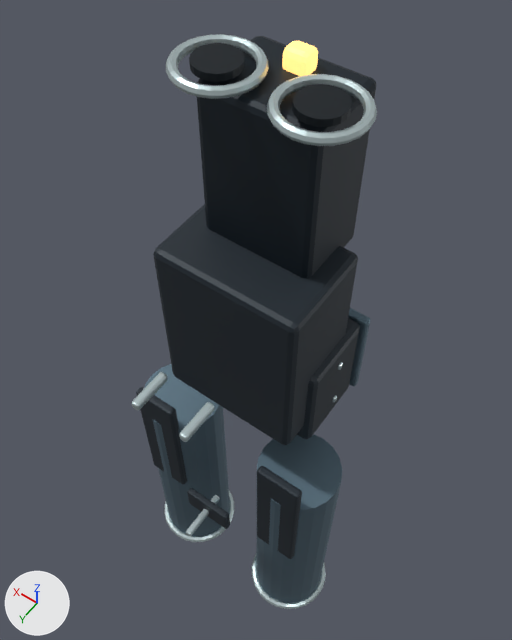
The Blender file tools/godot-weapons/blender-art/masters/weapon-3.blend, before and after one commit.
Both versions are drawn from a 50 mm camera at (-0.359, 0.484, 0.715) aimed at (0.05, -0.089, -0.185). Lighting does not change. The marker at lower left points along +X, +Y and +Z. The older version comes first.

Script lines for the objects in view, before the commit:
```python
ob_barrel_assembly_trim = bpy.data.objects.new('barrel-assembly-trim', me_torus_032)
ob_barrel_assembly_trim.parent = ob_barrel_assembly
ob_barrel_assembly_trim.location = (-0.12, 0.03, -0.795)
ob_body_cavity = bpy.data.objects.new('body-cavity', me_cylinder_036)
ob_body_cavity.parent = ob_body
ob_body_cavity.location = (-0.065, -0.04, 0.294)
ob_body_dark = bpy.data.objects.new('body-dark', me_cube_157)
ob_body_dark.parent = ob_body
ob_body_dark.location = (0.0, -0.018, -0.08)
ob_body_glow = bpy.data.objects.new('body-glow', me_cube_161)
ob_body_glow.parent = ob_body
ob_body_glow.location = (0.107, -0.016, -0.06)
ob_body_trim = bpy.data.objects.new('body-trim', me_cylinder_034)
ob_body_trim.parent = ob_body
ob_body_trim.location = (0.0, -0.08, 0.025)
ob_body_trim.rotation_euler = (1.571, 0.0, 1.571)  # degrees (90, 0, 90)
# also in view: 'barrel-assembly-light' at (0.0, 0.03, -0.57); 'feed-dark' at (-0.055, -0.053, -0.18); 'feed-light' at (-0.055, -0.125, -0.18); 'body-rubber' at (0.0, -0.124, 0.104)
```
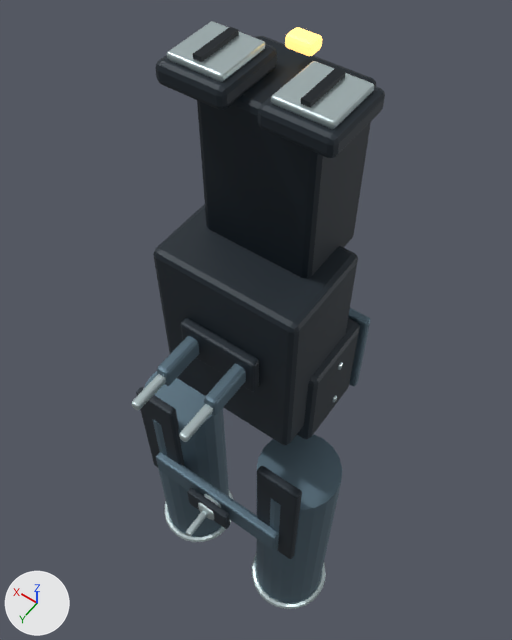
Where the newer file only moved an object's origin or applied its transform, the numbers keep the older frame.

Changed parts and their boxes [x1, y1, x2, y2] in the pictures (512 x 640 px):
'body-dark', reshaped (12% wider, 45% taller): before [136, 204, 358, 559]; after [136, 43, 385, 559]
'body-trim', reshaped: before [132, 34, 377, 536]; after [132, 21, 374, 536]
'body-cavity', reshaped (6% narrower): before [189, 43, 352, 127]; after [193, 27, 346, 108]
'body-light', added (blue): after [156, 336, 279, 549]
'body-glow', reshaped: before [282, 41, 318, 76]; after [285, 27, 322, 56]
part 1 of me_cube_157, added: after [181, 318, 259, 392]
part 2 of me_cube_157, added (dark blue): after [258, 65, 385, 158]
part 3 of me_cube_157, added (dark blue): after [155, 43, 277, 110]
part 4 of me_cylinder_034, added: after [198, 494, 221, 520]
part 5 of me_cylinder_034, added: after [271, 61, 374, 129]
part 6 of me_cylinder_034, added: after [167, 21, 265, 82]
part 7 of me_cylinder_034, deleted: before [267, 74, 377, 146]
part 8 of me_cylinder_034, deleted: before [166, 34, 269, 99]
part 10 of me_cylinder_036, added (black): after [301, 68, 346, 108]
part 11 of me_cylinder_036, added (black): after [193, 27, 239, 62]
part 12 of me_cylinder_036, deleted (black): before [292, 84, 352, 127]
part 13 of me_cylinder_036, deleted (black): before [189, 43, 245, 82]

Edits to the bpy script that builds the scene:
```text
Change me_cube_157:
    used by ob_body_dark; parent = ob_body; location = (0.0, -0.018, -0.08)
    remove me_cube_157.from_pydata(...)  # 224 vertices, 216 faces; spans x -0.157..0.157, y -0.075..0.146, z -0.44..0.145
    add me_cube_157.from_pydata(...)  # 392 vertices, 378 faces; spans x -0.157..0.157, y -0.075..0.146, z -0.44..0.384
    me_cube_157 part 1: the loose piece of 56 vertices spanning x -0.043..0.043, y 0.134..0.146, z -0.405..-0.355 is copied, and the copy is scaled about its middle by (1.44, 1.33, 1.3), then moved by (0.0, -0.058, 0.395); it spans x -0.061..0.061, y 0.074..0.09, z -0.017..0.047
    me_cube_157 part 2: a new loose piece of 56 vertices spanning x -0.11..-0.019, y -0.073..0.029, z 0.356..0.384, in mat_dark (dark blue #202b34)
    me_cube_157 part 3: a new loose piece of 56 vertices spanning x 0.019..0.11, y -0.073..0.029, z 0.356..0.384, in mat_dark (dark blue #202b34)
Change me_cylinder_034:
    used by ob_body_trim; parent = ob_body; location = (0.0, -0.08, 0.025); rotation_euler = (1.571, 0.0, 1.571), in degrees (90, 0, 90)
    remove me_cylinder_034.from_pydata(...)  # 768 vertices, 736 faces; spans x -0.119..0.272, y -0.491..0.271, z -0.12..0.119
    add me_cylinder_034.from_pydata(...)  # 552 vertices, 514 faces; spans x -0.119..0.272, y -0.506..0.287, z -0.101..0.101
    me_cylinder_034 part 4: a new loose piece of 56 vertices spanning x 0.169..0.214, y -0.506..-0.465, z -0.018..0.019, in mat_trim (light grey #c5d6d8)
    me_cylinder_034 part 5: a new loose piece of 56 vertices spanning x 0.002..0.079, y 0.278..0.287, z -0.101..-0.029, in mat_trim (light grey #c5d6d8)
    me_cylinder_034 part 6: a new loose piece of 56 vertices spanning x 0.001..0.078, y 0.278..0.287, z 0.029..0.101, in mat_trim (light grey #c5d6d8)
    me_cylinder_034 part 7: the loose piece of 192 vertices spanning x -0.014..0.095, y 0.258..0.271, z -0.12..-0.011 is deleted
    me_cylinder_034 part 8: the loose piece of 192 vertices spanning x -0.015..0.094, y 0.258..0.271, z 0.01..0.119 is deleted
Change me_cube_161:
    used by ob_body_glow; parent = ob_body; location = (0.107, -0.016, -0.06)
    remove me_cube_161.from_pydata(...)  # 112 vertices, 108 faces; spans x -0.124..0.006, y -0.098..0.009, z -0.05..0.365
    add me_cube_161.from_pydata(...)  # 112 vertices, 108 faces; spans x -0.124..0.006, y -0.101..0.009, z -0.05..0.376
    me_cube_161 part 9: 56 of 112 vertices moved; they spanned x -0.124..-0.09, y -0.098..-0.07, z 0.335..0.365 and now span x -0.124..-0.09, y -0.101..-0.077, z 0.36..0.376; mean shift (0.0, -0.005, 0.018); largest move (-0.116, -0.09, 0.335) -> (-0.12, -0.097, 0.36)
Change me_cylinder_036:
    used by ob_body_cavity; parent = ob_body; location = (-0.065, -0.04, 0.294)
    remove me_cylinder_036.from_pydata(...)  # 304 vertices, 260 faces; spans x -0.029..0.159, y -0.029..0.08, z -0.53..0.004
    add me_cylinder_036.from_pydata(...)  # 240 vertices, 228 faces; spans x -0.022..0.135, y -0.032..0.08, z -0.53..0.023
    me_cylinder_036 part 10: a new loose piece, a box spanning x -0.0055..0.0055, y -0.0315..0.0315, z 0.017..0.023, in mat_cavity (black #09151d)
    me_cylinder_036 part 11: a new loose piece, a box spanning x 0.1245..0.1355, y -0.0315..0.0315, z 0.017..0.023, in mat_cavity (black #09151d)
    me_cylinder_036 part 12: the loose piece of 40 vertices spanning x -0.029..0.029, y -0.029..0.029, z -0.004..0.004 is deleted
    me_cylinder_036 part 13: the loose piece of 40 vertices spanning x 0.101..0.159, y -0.029..0.029, z -0.004..0.004 is deleted
Add ob_body_light:
    ob_body_light = bpy.data.objects.new('body-light', me_cube_224)  # 168 vertices, 162 faces; spans x -0.091..0.169, y -0.044..0.044, z -0.422..0.017; in mat_light (blue #617886); modifiers WEIGHTED_NORMAL
    ob_body_light.parent = ob_body
    ob_body_light.location = (-0.039, 0.0945, -0.065)
```
